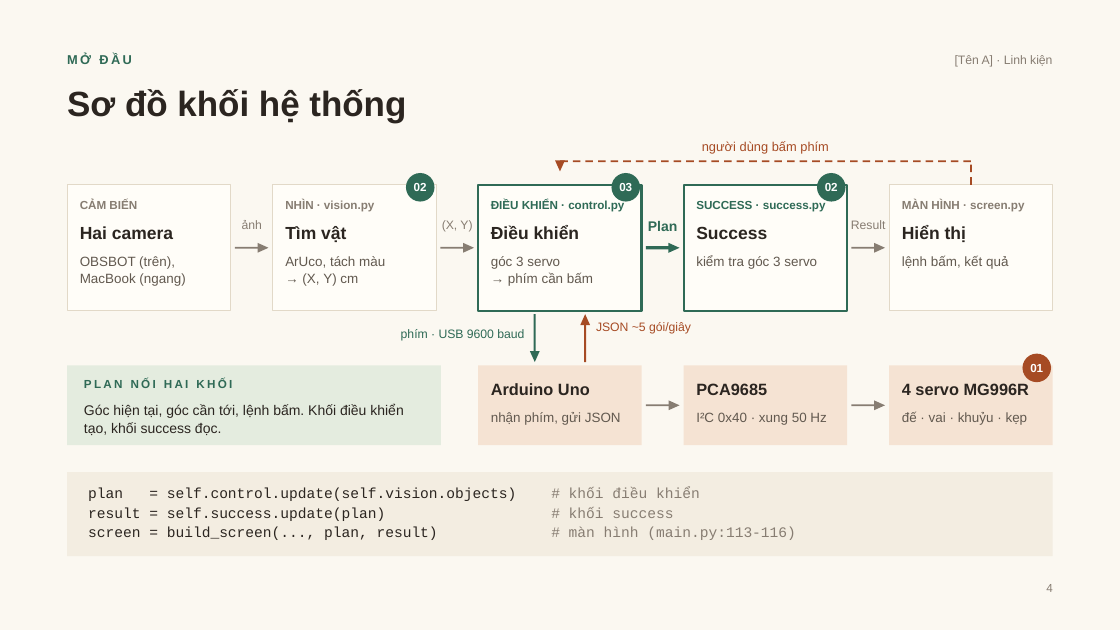
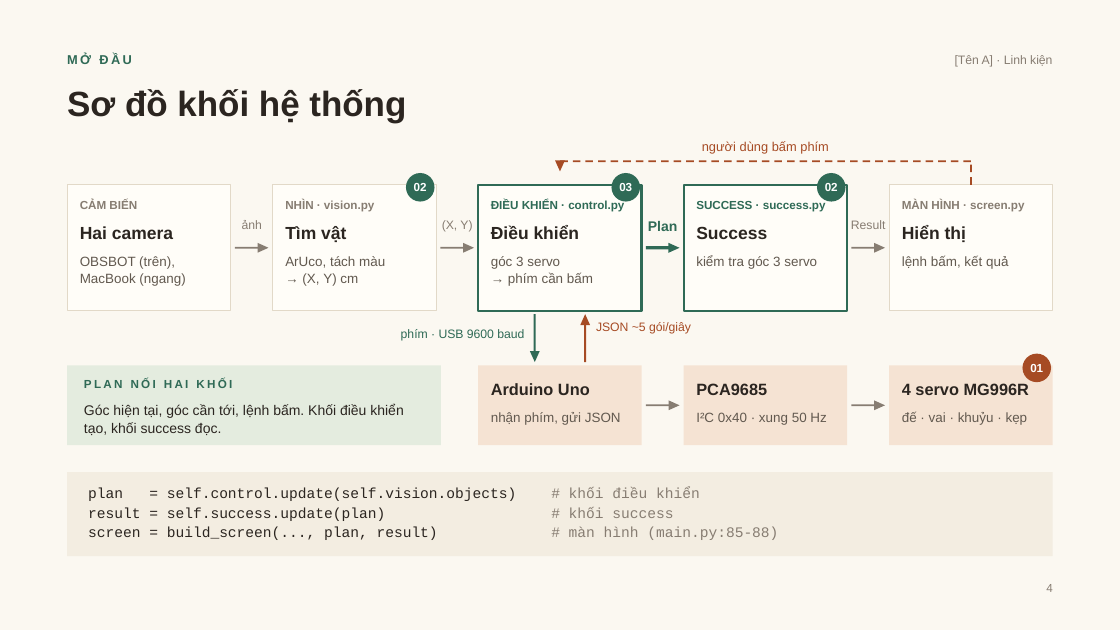
Before and after one commit to DuongNAD/Project_IoT, a slide deck: slide 4 of slides/Project_IoT_ThuyetTrinh.pptx. Drawn at 1120x630 pixels with LibreOffice and Linux fonts; fonts in the diff are those of the drawing. Boxes give left, top, right and bottom in pixels: in the first picture for what was removed or moved away, otherwise in the second. Text is boxed around its words. In the diff, an @@ line names an element or a change of style, - is before the commit and + after.

```diff
--- a/slides/Project_IoT_ThuyetTrinh.pptx
+++ b/slides/Project_IoT_ThuyetTrinh.pptx
@@ text at box(88, 527, 778, 540): text changed @@
-screen = build_screen(..., plan, result) # màn hình (main.py:113-116)
+screen = build_screen(..., plan, result) # màn hình (main.py:85-88)
```
Also in this commit, not shown: 6 other slides changed, 49 other files.
